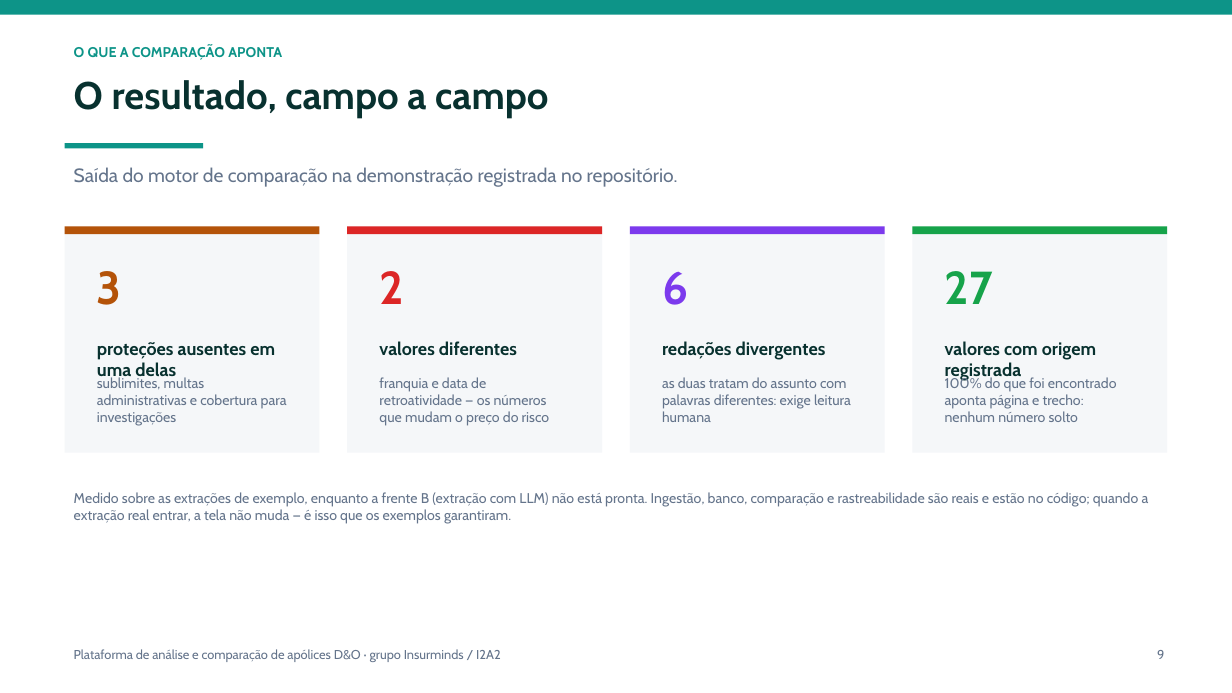
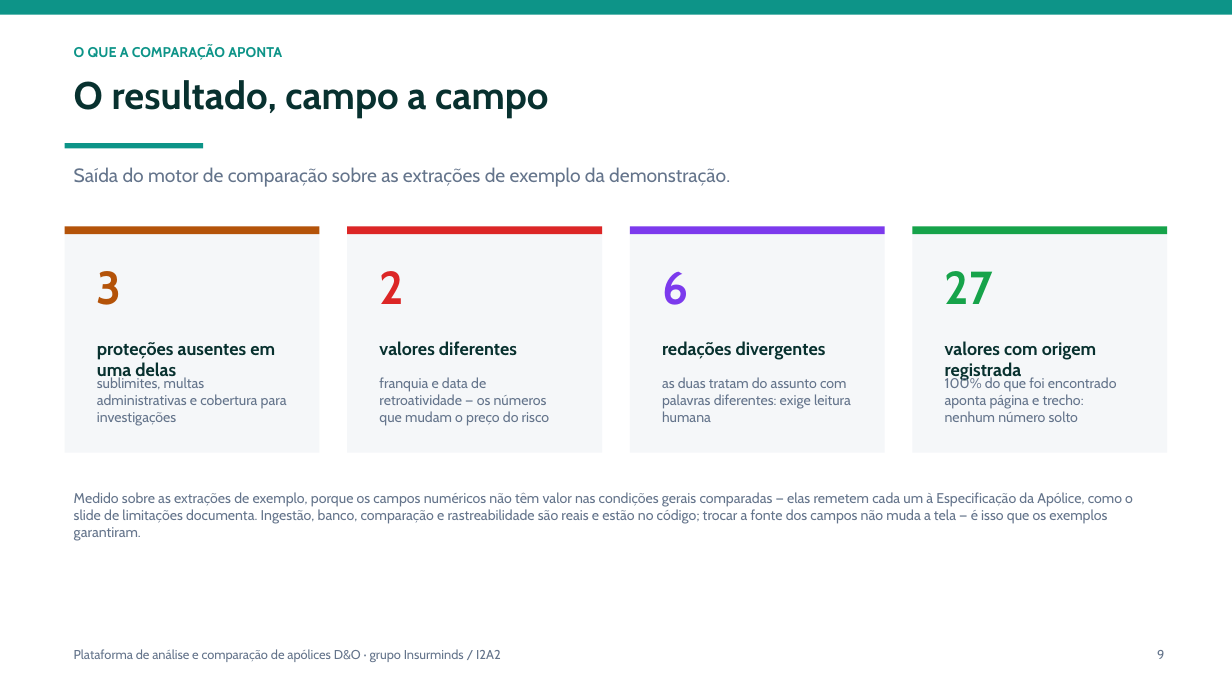
Before and after one commit to DanielRamon10/insurminds-projeto-final, a slide deck: slide 9 of Projeto_Final_Artefatos/InsurMinds_Projeto_Final.pptx. Drawn at 1232x693 pixels with LibreOffice and Linux fonts; fonts in the diff are those of the drawing. Boxes give left, top, right and bottom in pixels: in the first picture for what was removed or moved away, otherwise in the second. Text is boxed around its words. In the diff, an @@ line names an element or a change of style, - is before the commit and + after.

```diff
--- a/Projeto_Final_Artefatos/InsurMinds_Projeto_Final.pptx
+++ b/Projeto_Final_Artefatos/InsurMinds_Projeto_Final.pptx
@@ text at <box>74,167,730,187</box>: text changed @@
-Saída do motor de comparação na demonstração registrada no repositório.
+Saída do motor de comparação sobre as extrações de exemplo da demonstração.
@@ text at <box>74,492,1133,541</box>: text changed @@
-Medido sobre as extrações de exemplo, enquanto a frente B (extração com LLM) não está pronta. Ingestão, banco, comparação e rastreabilidade são reais e estão no código; quando a extração real entrar, a tela não muda — é isso que os exemplos garantiram.
+Medido sobre as extrações de exemplo, porque os campos numéricos não têm valor nas condições gerais comparadas — elas remetem cada um à Especificação da Apólice, como o slide de limitações documenta. Ingestão, banco, comparação e rastreabilidade são reais e estão no código; trocar a fonte dos campos não muda a tela — é isso que os exemplos garantiram.
```
Also in this commit, not shown: 3 other slides changed, 7 other files.
